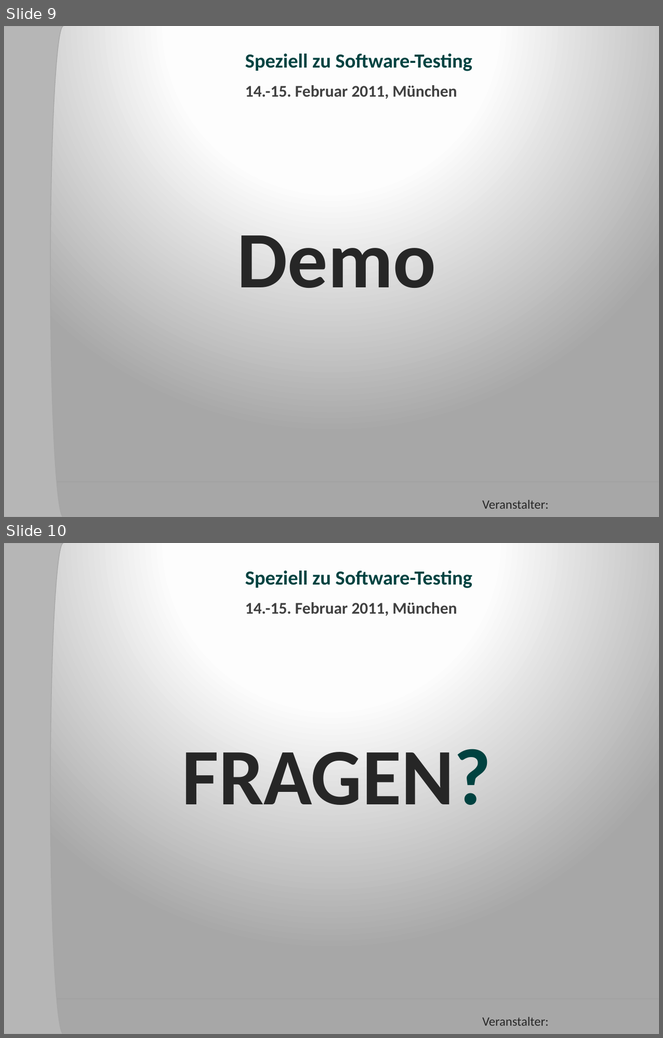
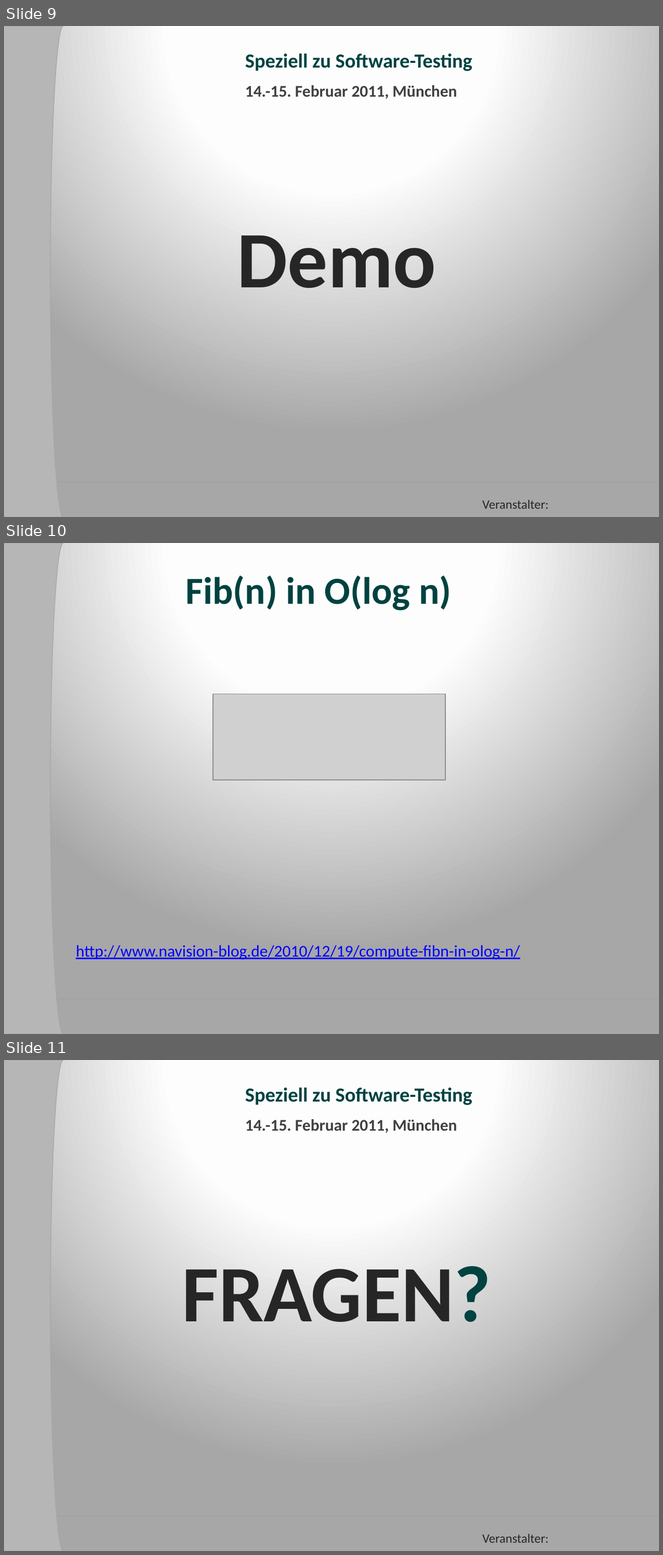
Before and after one commit to forki/NaturalSpec, a slide deck: slides/NaturalSpec_ADC2011_German.pptx. Shown one above the other, each under a label of ours: slides 9 and 10 before the commit, slides 9, 10 and 11 after it. The pictures are 663x1038 and 663x1555 pixels, drawn with LibreOffice and Linux fonts; fonts in the diff are those of the drawing; grey boxes stand for pictures; background and template pictures are left out. Boxes give left, top, right and bottom in pixels: in the first picture for what was removed or moved away, otherwise in the second. Text is boxed around its words. In the diff, an @@ line names an element or a change of style, - is before the commit and + after.

```diff
--- a/slides/NaturalSpec_ADC2011_German.pptx
+++ b/slides/NaturalSpec_ADC2011_German.pptx
@@ slide 10 added at (4,543,659,1034), background gradient #FFFFFF to #FEFEFE to #A7A7A7; not listed: 2 template elements that a slide beside it also shows @@
@@ title added at (186,575,451,611), 42 pt, text #004240, bold @@
+Fib(n) in O(log n)
@@ picture added at (213,694,445,780) @@
@@ text added at (76,945,520,960), 18 pt, text #0000FF, underline @@
+http://www.navision-blog.de/2010/12/19/compute-fibn-in-olog-n/
@@ what was slide 10 is now slide 11 @@
```
Also in this commit, not shown: 6 other files.
